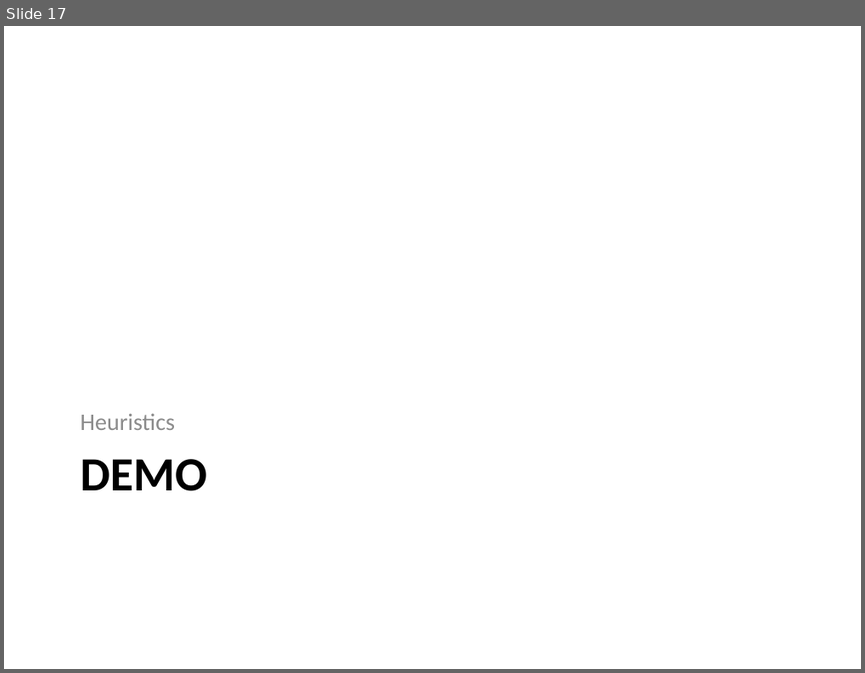
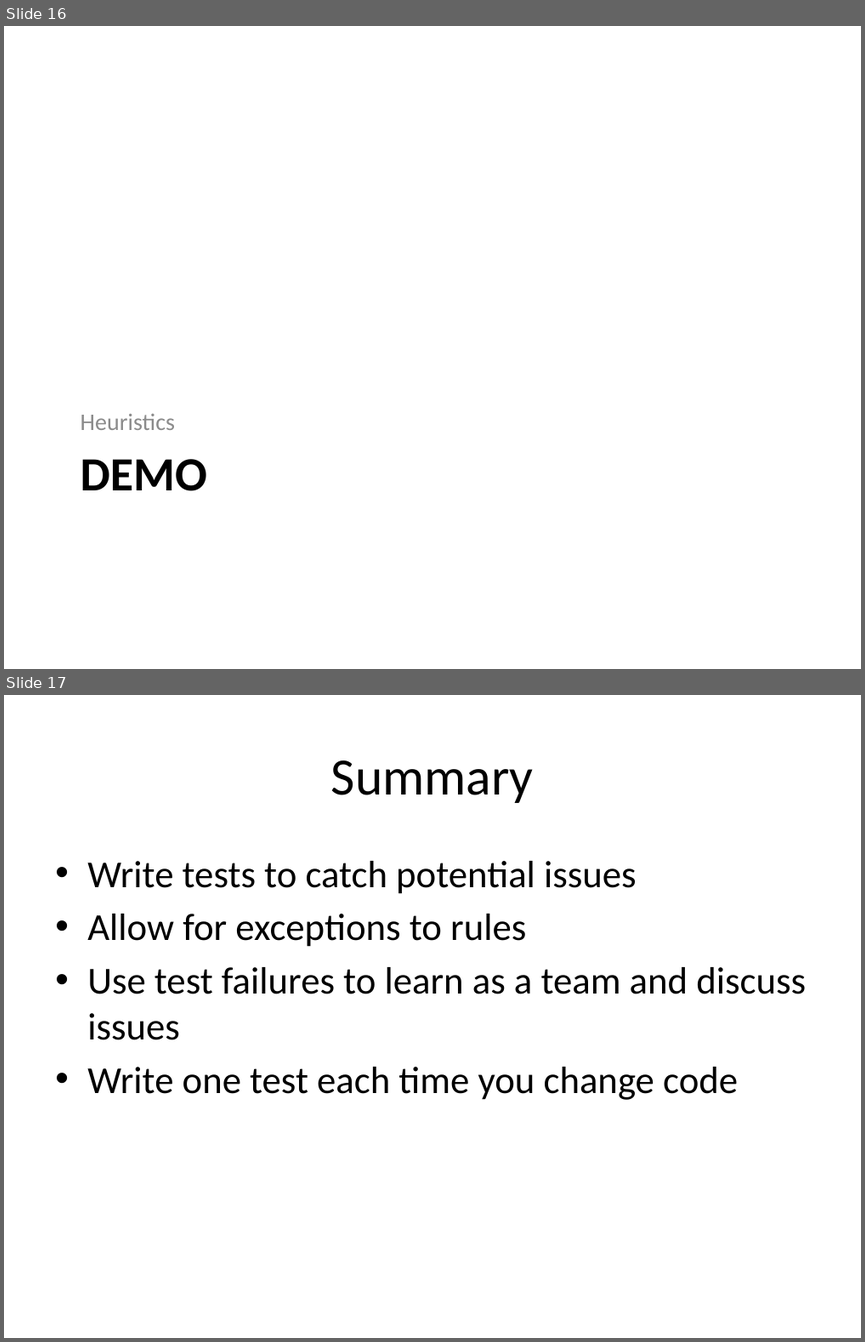
Before and after one commit to way0utwest/TestingT-SQLMadeEasy, a slide deck: TestingT-SQLMadeEasy.pptx. Shown one above the other, each under a label of ours: slide 17 before the commit, slides 16 and 17 after it. The pictures are 865x673 and 865x1342 pixels, drawn with LibreOffice and Linux fonts; fonts in the diff are those of the drawing. Boxes give left, top, right and bottom in pixels: in the first picture for what was removed or moved away, otherwise in the second. Text is boxed around its words. In the diff, an @@ line names an element or a change of style, - is before the commit and + after.

Commit message:
PPT Update
Combined Isolation and Heuristics sections. Added summary

```diff
--- a/TestingT-SQLMadeEasy.pptx
+++ b/TestingT-SQLMadeEasy.pptx
@@ slide 17 added at bbox=[4, 695, 861, 1338], background #FFFFFF @@
@@ title added at bbox=[331, 760, 534, 803], 44 pt, text #000000 @@
+Summary
@@ text added at bbox=[87, 861, 806, 1100], 32 pt, text #000000 @@
+• Write tests to catch potential issues
+• Allow for exceptions to rules
+• Use test failures to learn as a team and discuss issues
+• Write one test each time you change code
@@ what was slide 17 is now slide 16 @@
```
Also in this commit, not shown: 2 slides changed, 3 slides removed.
